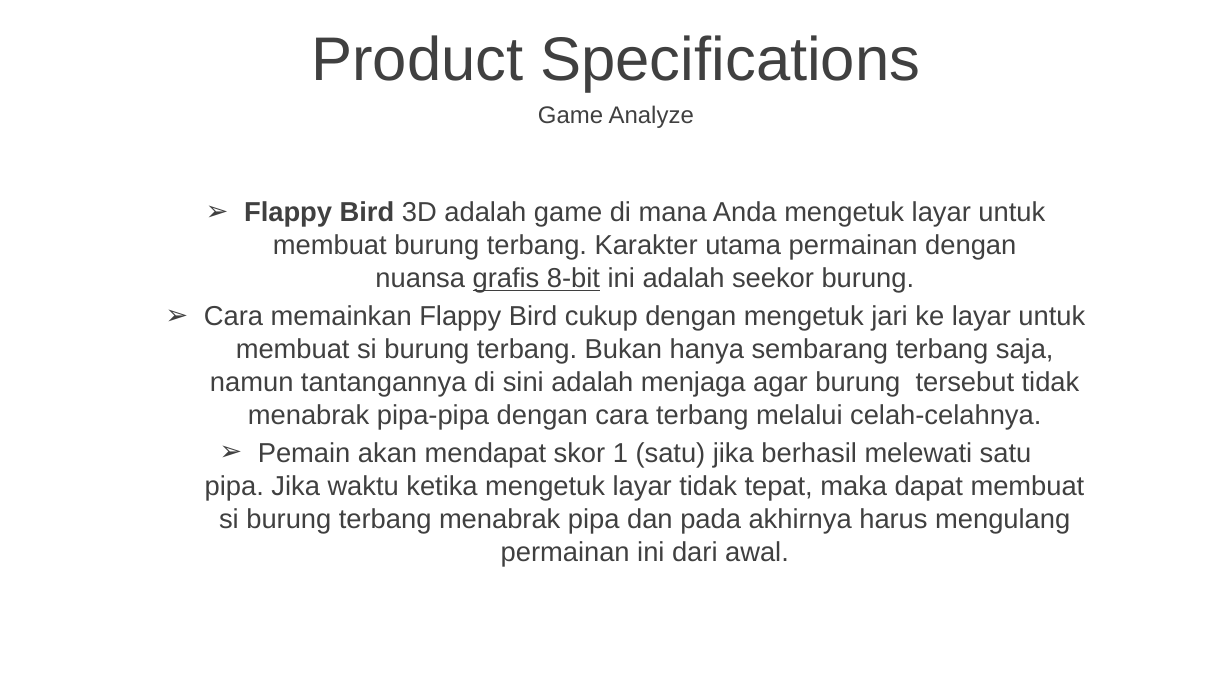
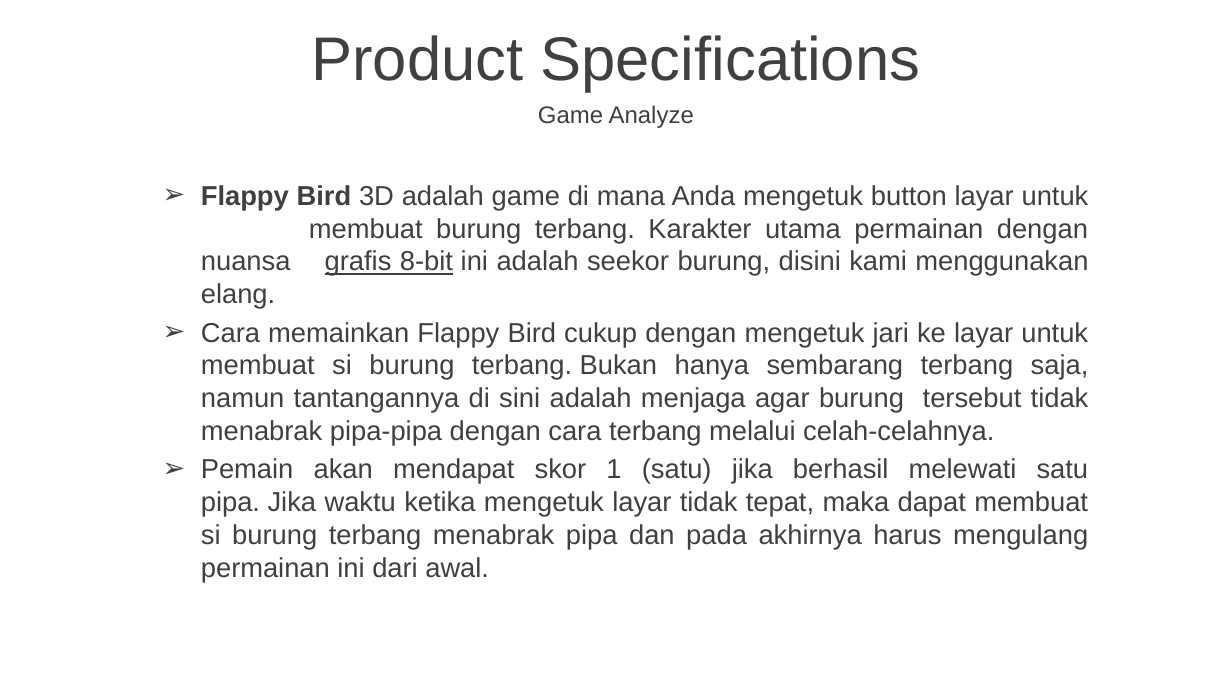
Before and after one commit to tifffanial/Flappy3DGame, a slide deck: slide 3 of tubes/PPT Flappy Bird 3D.pptx. Drawn at 1232x693 pixels with LibreOffice and Linux fonts; fonts in the diff are those of the drawing; background and template pictures are left out. Boxes give left, top, right and bottom in pixels: in the first picture for what was removed or moved away, otherwise in the second. Text is boxed around its words. In the diff, an @@ line names an element or a change of style, - is before the commit and + after.

```diff
--- a/tubes/PPT Flappy Bird 3D.pptx
+++ b/tubes/PPT Flappy Bird 3D.pptx
@@ text at box(201, 185, 1089, 309): text changed @@
-➢ Flappy Bird 3D adalah game di mana Anda mengetuk layar untuk membuat burung terbang. Karakter utama permainan dengan nuansa grafis 8-bit ini adalah seekor burung.
+➢ Flappy Bird 3D adalah game di mana Anda mengetuk button layar untuk membuat burung terbang. Karakter utama permainan dengan nuansa grafis 8-bit ini adalah seekor burung, disini kami menggunakan elang.
@@ text at box(201, 322, 1089, 583): alignment centre to justified @@
```
